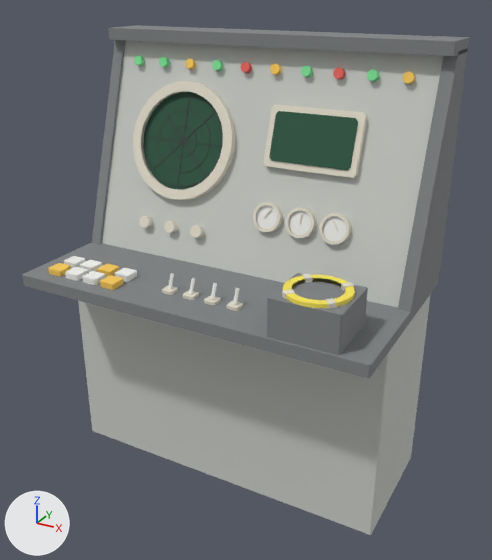
A saved change to the FBX model Assets/TrilhaDaInovacao/Modelos/Guara/console-radar.fbx.
Before and after are seen from a 50 mm camera at (1.077, -1.852, 1.696) aimed at (0.043, 0.027, 0.756). The lights are fixed; the arrows at lower left show +X, +Y and +Z. The picture after the commit comes second. Where no turn or scale is listed for an object, it has been applied to the vertices.

In view in the first picture: 'ConsoleRadar'.
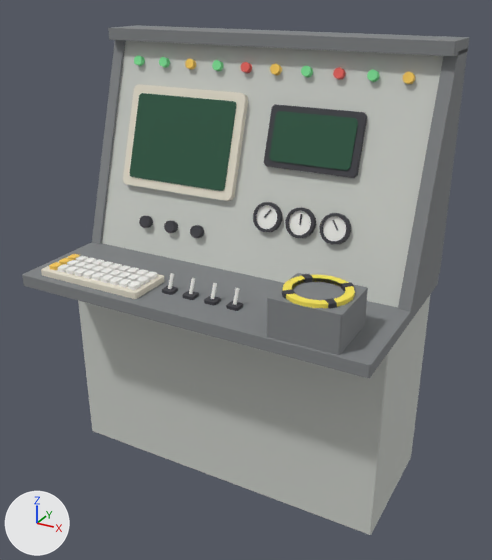
Location of each change, (x1, y1, x2, y2) in pixels of the pictures (492 x 560 px):
part 1 of me_consoleradar, added
    after: (66, 266, 79, 274)
part 2 of me_consoleradar, added
    after: (74, 268, 87, 276)
part 3 of me_consoleradar, added
    after: (110, 277, 122, 285)
part 4 of me_consoleradar, added
    after: (119, 279, 132, 288)
part 5 of me_consoleradar, added
    after: (128, 281, 141, 290)
part 6 of me_consoleradar, added
    after: (118, 272, 131, 280)
part 7 of me_consoleradar, added
    after: (127, 274, 140, 282)
part 8 of me_consoleradar, added
    after: (137, 276, 149, 285)
part 9 of me_consoleradar, added
    after: (84, 258, 96, 264)
part 10 of me_consoleradar, added
    after: (118, 265, 130, 273)
part 11 of me_consoleradar, added
    after: (127, 267, 139, 275)
part 12 of me_consoleradar, added
    after: (136, 269, 148, 277)
part 13 of me_consoleradar, added
    after: (145, 272, 158, 280)
part 14 of me_consoleradar, rebuilt (38% wider, 6% taller)
    before: (146, 95, 223, 187)
    after: (130, 93, 237, 191)
part 15 of me_consoleradar, rebuilt (21% wider)
    before: (133, 81, 236, 200)
    after: (123, 84, 248, 201)
part 16 of me_consoleradar, added
    after: (41, 257, 165, 299)
part 17 of me_consoleradar, deleted (green)
    before: (143, 92, 222, 190)
part 18 of me_consoleradar, built on
    before: (48, 256, 137, 290)
    after: (49, 254, 122, 283)
part 19 of me_consoleradar, surface changed
    both: (139, 104, 367, 311)

The change, as a diff of the scene's bpy script:
```diff
--- a/Assets/TrilhaDaInovacao/Modelos/Guara/console-radar.fbx.py
+++ b/Assets/TrilhaDaInovacao/Modelos/Guara/console-radar.fbx.py
@@ me_consoleradar @@
-me_consoleradar.from_pydata(...)  # 1596 vertices, 1086 faces; spans x -0.62..0.62, y -0.35..0.37, z 0.0..1.54
+me_consoleradar.from_pydata(...)  # 1476 vertices, 954 faces; spans x -0.62..0.62, y -0.35..0.37, z 0.0..1.54
+# me_consoleradar part 1: the loose piece of 16 vertices spanning x -0.47..-0.42, y -0.3..-0.24, z 0.78..0.8 is copied, and the copy is scaled about its middle by (0.503, 0.618, 0.6), then moved by (-0.01, -0.01, 0.02); it spans x -0.47..-0.44, y -0.3..-0.26, z 0.8..0.81
+# me_consoleradar part 2: the loose piece of 16 vertices spanning x -0.47..-0.42, y -0.3..-0.24, z 0.78..0.8 is copied, and the copy is scaled about its middle by (0.503, 0.618, 0.6), then moved by (0.03, -0.01, 0.02); it spans x -0.43..-0.4, y -0.3..-0.26, z 0.8..0.81
+# me_consoleradar part 3: the loose piece of 16 vertices spanning x -0.12..-0.08, y -0.24..-0.2, z 0.78..0.79 is copied, and the copy is moved by (-0.17, -0.06, 0.02); it spans x -0.28..-0.25, y -0.3..-0.26, z 0.8..0.81
+# me_consoleradar part 4: the loose piece of 16 vertices spanning x -0.12..-0.08, y -0.24..-0.2, z 0.78..0.79 is copied, and the copy is moved by (-0.13, -0.06, 0.02); it spans x -0.24..-0.21, y -0.3..-0.26, z 0.8..0.81
+# me_consoleradar part 5: the loose piece of 16 vertices spanning x -0.12..-0.08, y -0.24..-0.2, z 0.78..0.79 is copied, and the copy is moved by (-0.09, -0.06, 0.02); it spans x -0.21..-0.18, y -0.3..-0.26, z 0.8..0.81
+# me_consoleradar part 6: the loose piece of 16 vertices spanning x -0.12..-0.08, y -0.24..-0.2, z 0.78..0.79 is copied, and the copy is moved by (-0.17, -0.02, 0.02); it spans x -0.28..-0.25, y -0.25..-0.22, z 0.8..0.81
+# me_consoleradar part 7: the loose piece of 16 vertices spanning x -0.12..-0.08, y -0.24..-0.2, z 0.78..0.79 is copied, and the copy is moved by (-0.13, -0.02, 0.02); it spans x -0.24..-0.21, y -0.25..-0.22, z 0.8..0.81
+# me_consoleradar part 8: the loose piece of 16 vertices spanning x -0.12..-0.08, y -0.24..-0.2, z 0.78..0.79 is copied, and the copy is moved by (-0.09, -0.02, 0.02); it spans x -0.21..-0.18, y -0.25..-0.22, z 0.8..0.81
+# me_consoleradar part 9: the loose piece of 16 vertices spanning x -0.47..-0.42, y -0.22..-0.17, z 0.78..0.8 is copied, and the copy is scaled about its middle by (0.503, 0.618, 0.6), then moved by (-0.01, 0.0, 0.02); it spans x -0.47..-0.44, y -0.21..-0.17, z 0.8..0.81
+# me_consoleradar part 10: the loose piece of 16 vertices spanning x -0.32..-0.27, y -0.22..-0.17, z 0.78..0.8 is copied, and the copy is scaled about its middle by (0.503, 0.618, 0.6), then moved by (-0.01, 0.0, 0.02); it spans x -0.32..-0.29, y -0.21..-0.17, z 0.8..0.81
+# me_consoleradar part 11: the loose piece of 16 vertices spanning x -0.12..-0.08, y -0.24..-0.2, z 0.78..0.79 is copied, and the copy is moved by (-0.17, 0.03, 0.02); it spans x -0.28..-0.25, y -0.21..-0.17, z 0.8..0.81
+# me_consoleradar part 12: the loose piece of 16 vertices spanning x -0.12..-0.08, y -0.24..-0.2, z 0.78..0.79 is copied, and the copy is moved by (-0.13, 0.03, 0.02); it spans x -0.24..-0.21, y -0.21..-0.17, z 0.8..0.81
+# me_consoleradar part 13: the loose piece of 16 vertices spanning x -0.12..-0.08, y -0.24..-0.2, z 0.78..0.79 is copied, and the copy is moved by (-0.09, 0.03, 0.02); it spans x -0.21..-0.18, y -0.21..-0.17, z 0.8..0.81
+# me_consoleradar part 14: the loose piece of 112 vertices spanning x -0.43..-0.11, y 0.09..0.2, z 1.02..1.33 is rebuilt with 24 vertices and now spans x -0.47..-0.07, y 0.08..0.19, z 1.03..1.33
+# me_consoleradar part 15: the loose piece of 112 vertices spanning x -0.48..-0.07, y 0.06..0.21, z 0.98..1.38 is rebuilt with 24 vertices and now spans x -0.5..-0.04, y 0.07..0.2, z 1.0..1.35
+# me_consoleradar part 16: a new loose piece of 16 vertices spanning x -0.56..-0.16, y -0.32..-0.16, z 0.78..0.8, in mat_console_radar_paleta (picture img_console_radar_paleta_png)
+# me_consoleradar part 17: 7 loose pieces with 312 vertices, spanning x -0.44..-0.1, y 0.09..0.2, z 1.01..1.34, are deleted
+# me_consoleradar part 18: 8 vertices moved within x -0.54..-0.35, y -0.3..-0.17, z 0.8; 106 vertices removed from x -0.55..-0.27, y -0.3..-0.17, z 0.78..0.8; 250 vertices added at x -0.54..-0.29, y -0.3..-0.17, z 0.8..0.81
+# me_consoleradar part 19: 272 kept faces spanning x -0.4..0.5, y -0.32..0.19, z 0.78..1.33 get new texture (UV) coordinates
 me_consoleradar.materials.append(mat_console_radar_paleta)
```
